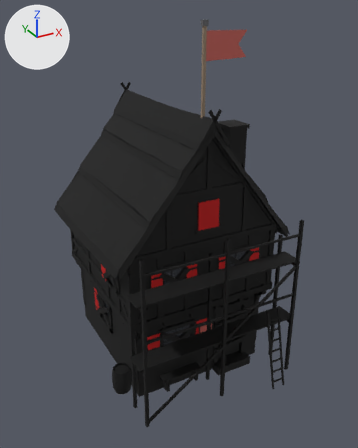
A saved change to the glTF model game/assets/modelle/gebaeude/neubau/wohnhaus_mensch_s1_g1.glb.
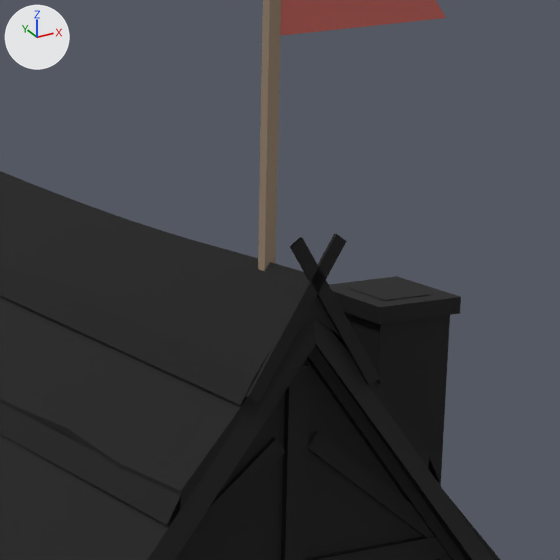
The first picture shows the older version from a 50 mm camera at (-6.86, -13.63, 10.92) aimed at (-0.01, -1.17, 4.69). The close-ups show the older and then the newer version on the part from 39% to 76% of the width and 12% to 42% of the height of that picture. Only the edits that show in the close-ups are written down. The axes (+X, +Y, +Z) are drawn at upper left. The lights are the same throughout. Vertices at exactly the same position are counted once.

Objects in the first close-up: 'Dach', 'Fahne', 'Haus'.
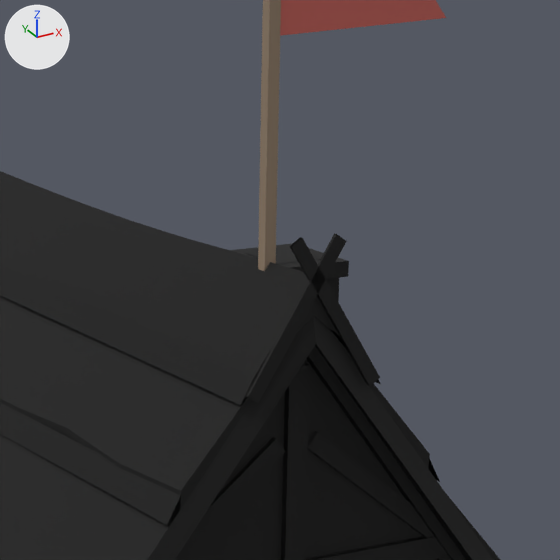
Scene script edits in JSON lines:
```json
{"block": "me_haus", "where": "# used by ob_haus; location = (0.0, 0.0, 0.0)"}
{"op": "remove", "block": "me_haus", "code": "me_haus.from_pydata(...)  # 1509 vertices, 1342 faces; spans x -2.87..2.82, y -2.98..2.49, z -0.12..7.98"}
{"op": "add", "block": "me_haus", "code": "me_haus.from_pydata(...)  # 1703 vertices, 1620 faces; spans x -2.87..2.82, y -2.98..2.49, z -0.12..7.98"}
{"block": "me_haus", "change": "me_haus part 1: the loose piece of 24 vertices spanning x 1.38..1.98, y -1.75..-1.05, z 5.44..7.6 is moved by (0.0, 1.45, 0.0)"}
{"block": "me_haus", "change": "me_haus part 2: the loose piece of 8 vertices spanning x 1.33..2.03, y -1.8..-1.0, z 7.6..7.72 is moved by (0.0, 1.45, 0.0)"}
{"block": "me_haus", "change": "me_haus part 3: the loose piece of 4 vertices spanning x 1.48..1.88, y -1.65..-1.15, z 7.72 is moved by (0.0, 1.45, 0.0)"}
{"block": "me_haus", "change": "other edits to the shape of me_haus do not show in these pictures"}
```

Where the change shows, as pixel boxes (x1, y1, x2, y2) in the close-ups (560 x 560 px; the box of a moved part takes in the faces that stretch with it):
```json
{"object": "Haus", "change": "reshaped", "before": [175, 276, 466, 560], "after": [175, 243, 466, 560]}
{"part": 1, "of": "me_haus", "change": "moved or reshaped", "before": [344, 312, 450, 486], "after": [326, 278, 339, 301], "on screen": "mostly hidden afterwards"}
{"part": 2, "of": "me_haus", "change": "moved or reshaped", "before": [329, 276, 461, 324], "after": [230, 243, 349, 279]}
{"part": 3, "of": "me_haus", "change": "moved or reshaped", "before": [348, 281, 430, 300], "after": [245, 248, 321, 264]}
```
